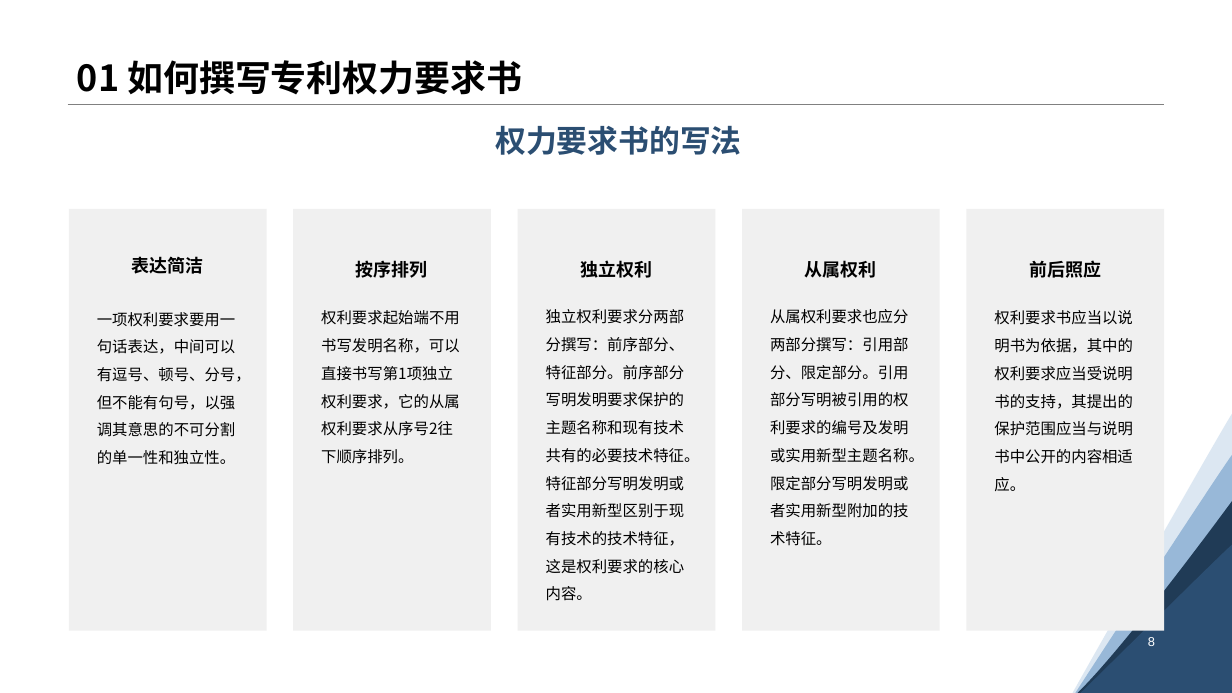
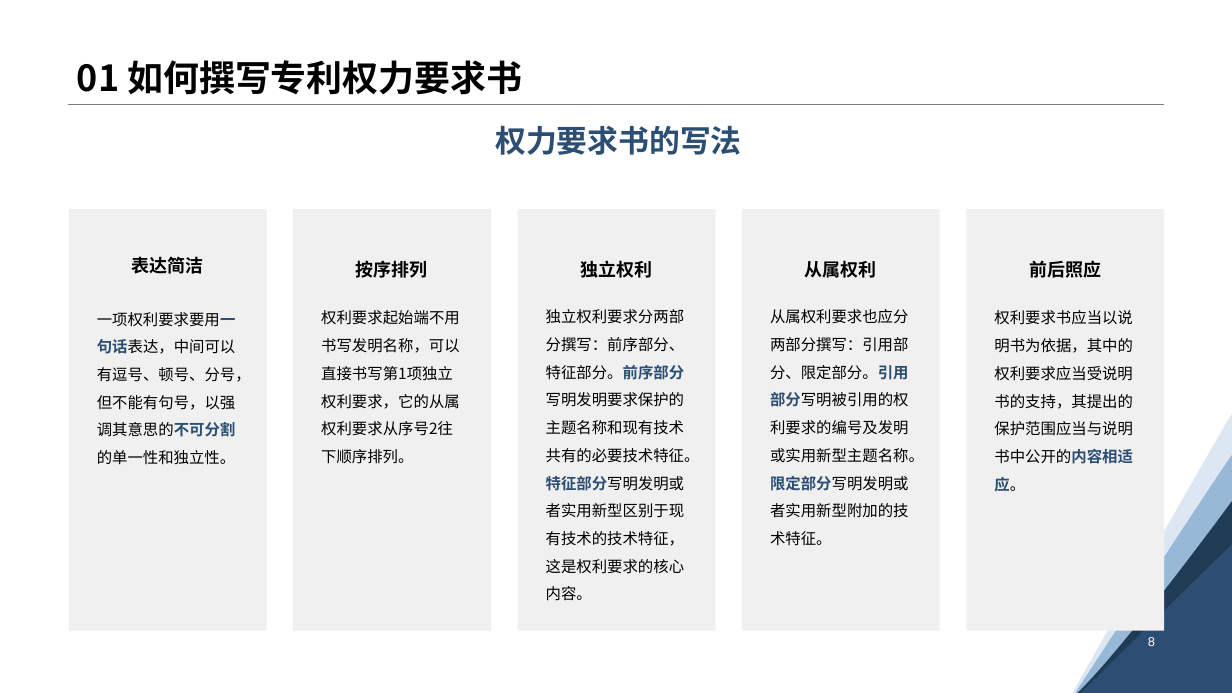
Before and after one commit to ACui96/HowToWriteAPatent, a slide deck: slide 13 of 如何撰写专利.pptx. Drawn at 1232x693 pixels with LibreOffice and Linux fonts; fonts in the diff are those of the drawing. Boxes give left, top, right and bottom in pixels: in the first picture for what was removed or moved away, otherwise in the second. Text is boxed around its words. In the diff, an @@ line names an element or a change of style, - is before the commit and + after.

Commit message:
修改ppt部分格式

```diff
--- a/如何撰写专利.pptx
+++ b/如何撰写专利.pptx
@@ text "一项权利要求要用一句话表达，中间可以有逗号、顿号、分号，但不能有句号，以强调其意思的不可分割的单一性和独立性。" at <box>97,312,251,465</box>: text colour #000000 to #2B4E72, bold on in "一项权利要求要用一句话表达，中间可以有逗号、顿号、分号，但不能有句号，以强调其意思的不可分割的单一性和独立性。" @@
@@ text "独立权利要求分两部分撰写：前序部分、特征部分。前序部分写明发明要求保护的主题名称和现有技术共有的必要技术特征。特征部分写 ..." at <box>546,309,700,601</box>: text colour #000000 to #2B4E72, bold on in "独立权利要求分两部分撰写：前序部分、特征部分。前序部分写明发明要求保护的主题名称和现有技术共有的必要技术特征。特征部分写 ..." @@
@@ text "从属权利要求也应分两部分撰写：引用部分、限定部分。引用部分写明被引用的权利要求的编号及发明或实用新型主题名称。限定部分写 ..." at <box>770,309,924,518</box>: text colour #000000 to #2B4E72, bold on in "从属权利要求也应分两部分撰写：引用部分、限定部分。引用部分写明被引用的权利要求的编号及发明或实用新型主题名称。限定部分写 ..." @@
@@ text "权利要求书应当以说明书为依据，其中的权利要求应当受说明书的支持，其提出的保护范围应当与说明书中公开的内容相适应。" at <box>994,310,1133,491</box>: text colour #000000 to #2B4E72, bold on in "权利要求书应当以说明书为依据，其中的权利要求应当受说明书的支持，其提出的保护范围应当与说明书中公开的内容相适应。" @@
```
Also in this commit, not shown: 11 other slides changed.
